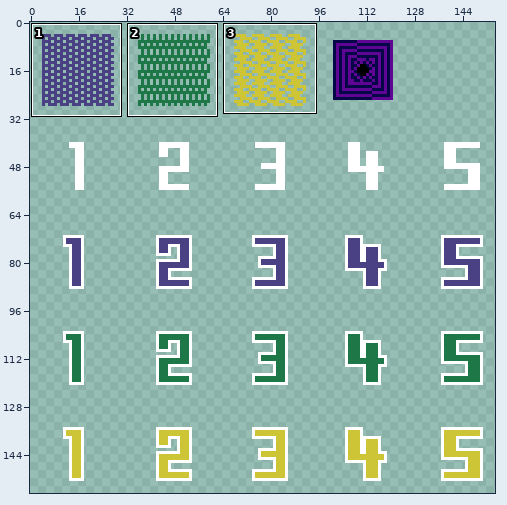
Pixel-art file -- game/assets/textures/grid/blocks.aseprite. The first picture is a wide view before the edit; the outline marks the close-up.
Close-up. The starting point:
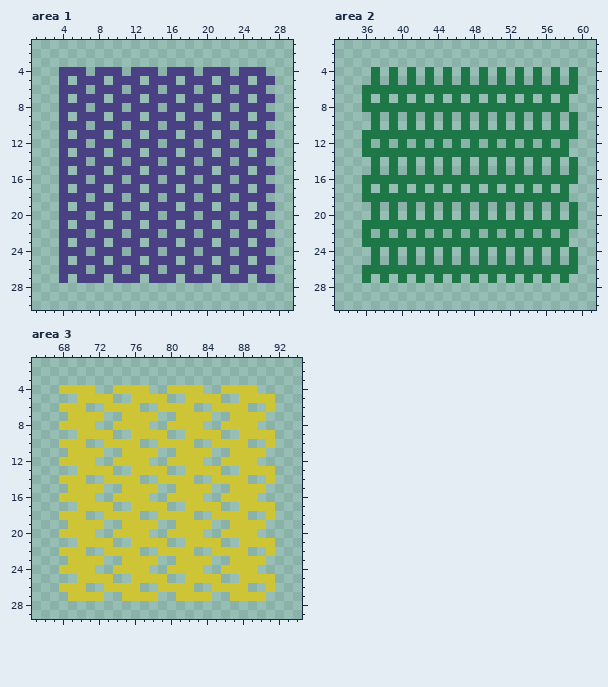
160x160 pixels, 1 frame. Shown: area 1: x 1..29, y 1..30; area 2: x 33..61, y 1..30; area 3: x 65..94, y 1..29. The wide view leaves out empty margins.
After the commit:
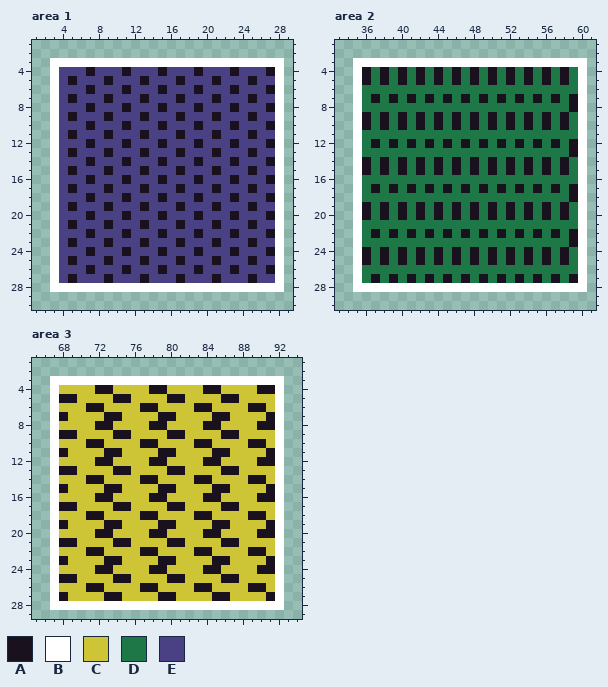
Palette (. is transparent): A #19111d  B #ffffff  C #cdc436  D #1e7747  E #494183
From old to new:
Changed rows in their new state; - is an unchanged pixel.
Area 1, layer "blocks":
first column x 3:
 3 BBBBBBBBBBBBBBBBBBBBBBBBBB
 4 B---A---A---A---A---A---AB
 5 B-A---A---A---A---A---A--B
 6 B---A---A---A---A---A---AB
 7 B-A---A---A---A---A---A--B
 8 B---A---A---A---A---A---AB
 9 B-A---A---A---A---A---A--B
10 B---A---A---A---A---A---AB
11 B-A---A---A---A---A---A--B
12 B---A---A---A---A---A---AB
13 B-A---A---A---A---A---A--B
14 B---A---A---A---A---A---AB
15 B-A---A---A---A---A---A--B
16 B---A---A---A---A---A---AB
17 B-A---A---A---A---A---A--B
18 B---A---A---A---A---A---AB
19 B-A---A---A---A---A---A--B
20 B---A---A---A---A---A---AB
21 B-A---A---A---A---A---A--B
22 B---A---A---A---A---A---AB
23 B-A---A---A---A---A---A--B
24 B---A---A---A---A---A---AB
25 B-A---A---A---A---A---A--B
26 B---A---A---A---A---A---AB
27 B-A---A---A---A---A---A--B
28 BBBBBBBBBBBBBBBBBBBBBBBBBB
Area 2, layer "blocks":
first column x 35:
 3 BBBBBBBBBBBBBBBBBBBBBBBBBB
 4 BA-A-A-A-A-A-A-A-A-A-A-A-B
 5 BA-A-A-A-A-A-A-A-A-A-A-A-B
 6 B------------------------B
 7 B-A-A-A-A-A-A-A-A-A-A-A-AB
 8 B-----------------------AB
 9 BA-A-A-A-A-A-A-A-A-A-A-A-B
10 BA-A-A-A-A-A-A-A-A-A-A-A-B
11 B------------------------B
12 B-A-A-A-A-A-A-A-A-A-A-A-AB
13 B-----------------------AB
14 BA-A-A-A-A-A-A-A-A-A-A-A-B
15 BA-A-A-A-A-A-A-A-A-A-A-A-B
16 B------------------------B
17 B-A-A-A-A-A-A-A-A-A-A-A-AB
18 B-----------------------AB
19 BA-A-A-A-A-A-A-A-A-A-A-A-B
20 BA-A-A-A-A-A-A-A-A-A-A-A-B
21 B------------------------B
22 B-A-A-A-A-A-A-A-A-A-A-A-AB
23 B-----------------------AB
24 BA-A-A-A-A-A-A-A-A-A-A-A-B
25 BA-A-A-A-A-A-A-A-A-A-A-A-B
26 B------------------------B
27 B-A-A-A-A-A-A-A-A-A-A-A-AB
28 BBBBBBBBBBBBBBBBBBBBBBBBBB
Area 3, layer "blocks":
first column x 67:
 3 BBBBBBBBBBBBBBBBBBBBBBBBBB
 4 B----AA----AA----AA----AAB
 5 BAA----AA----AA----AA----B
 6 B---AA----AA----AA----AA-B
 7 BA----AA----AA----AA----AB
 8 B----AA----AA----AA----AAB
 9 BAA----AA----AA----AA----B
10 B---AA----AA----AA----AA-B
11 BA----AA----AA----AA----AB
12 B----AA----AA----AA----AAB
13 BAA----AA----AA----AA----B
14 B---AA----AA----AA----AA-B
15 BA----AA----AA----AA----AB
16 B----AA----AA----AA----AAB
17 BAA----AA----AA----AA----B
18 B---AA----AA----AA----AA-B
19 BA----AA----AA----AA----AB
20 B----AA----AA----AA----AAB
21 BAA----AA----AA----AA----B
22 B---AA----AA----AA----AA-B
23 BA----AA----AA----AA----AB
24 B----AA----AA----AA----AAB
25 BAA----AA----AA----AA----B
26 B---AA----AA----AA----AA-B
27 BA----AA----AA----AA----AB
28 BBBBBBBBBBBBBBBBBBBBBBBBBB
Boxes around the changes in both close-ups, in picture pixels (x1, y1, x2, y2):
added: (50, 58, 284, 292)
added: (353, 58, 587, 292)
added: (50, 376, 284, 610)
